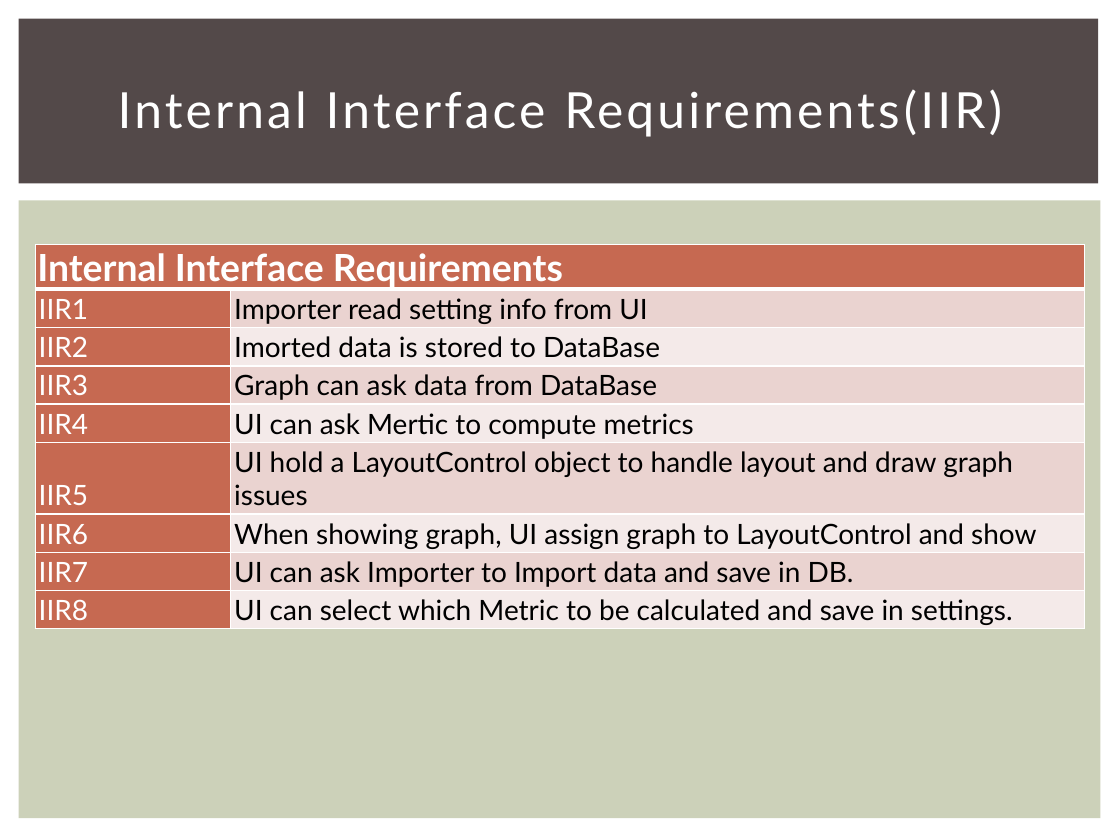
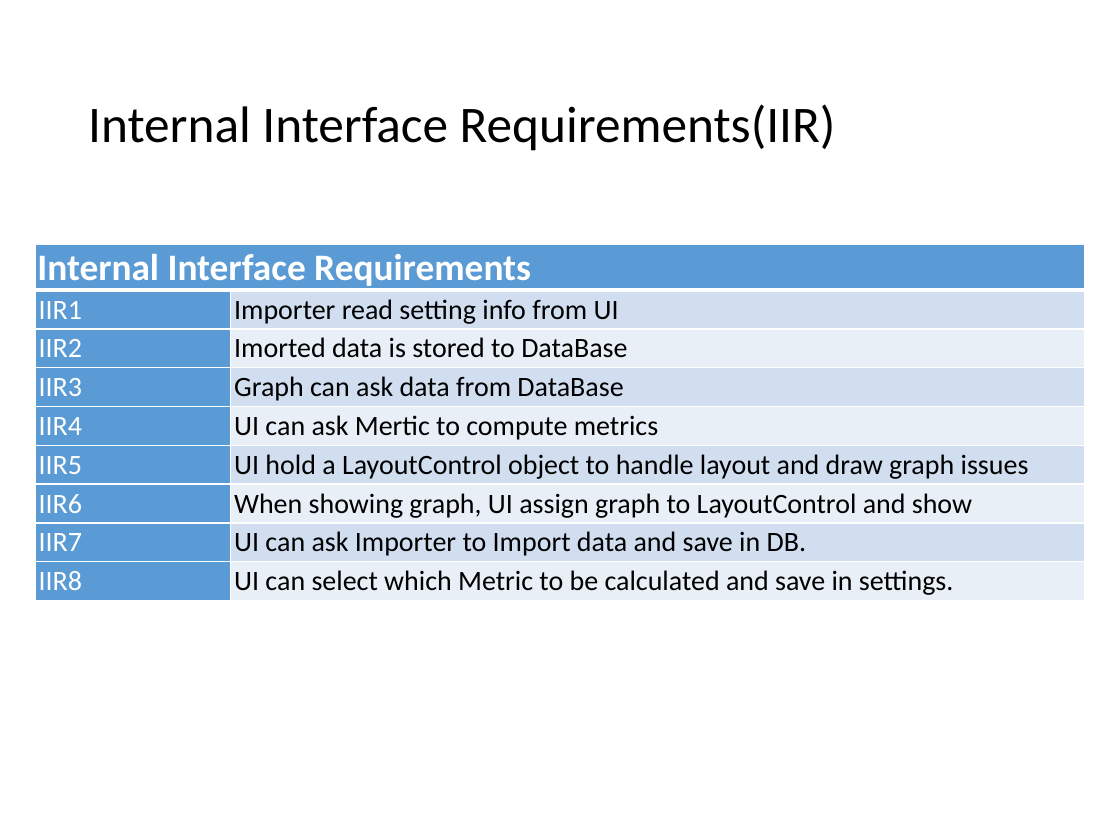
Before and after one commit to 2014-sed-team3/term-project, a slide deck: slide 12 of project/report/report.pptx (slide 13 before the commit). Drawn at 1120x840 pixels with LibreOffice and Linux fonts; fonts in the diff are those of the drawing. Boxes give left, top, right and bottom in pixels: in the first picture for what was removed or moved away, otherwise in the second. Text is boxed around its words. In the diff, an @@ line names an element or a change of style, - is before the commit and + after.

```diff
--- a/project/report/report.pptx
+++ b/project/report/report.pptx
@@ rectangle removed at [19,19,1099,184] @@
@@ title "Internal Interface Requirements(IIR)": place and size @@
-title "Internal Interface Requirements(IIR)" at [118,89,1002,137]
+title "Internal Interface Requirements(IIR)" at [88,104,836,151]
@@ title "Internal Interface Requirements(IIR)" at [88,104,836,151]: size 32 to 33 pt, font Lato to Calibri, text colour #FFFFFF to #000000, letter spacing 2 to 0 pt; alignment centre to left; line spacing 1 to 0.9 @@
@@ rectangle removed at [19,200,1101,819] @@
@@ table at [35,244,1085,599] @@
@@ fill #C66951 to #5B9BD5 in 9 cells @@
@@ fill #EAD4D0 to #D2DEEF in 4 cells @@
@@ fill #F5EBE9 to #EAEFF7 in 4 cells @@
@@ font Lato to Calibri @@
```
Also in this commit, not shown: 29 other slides changed, 17 slides added, 12 slides removed.
